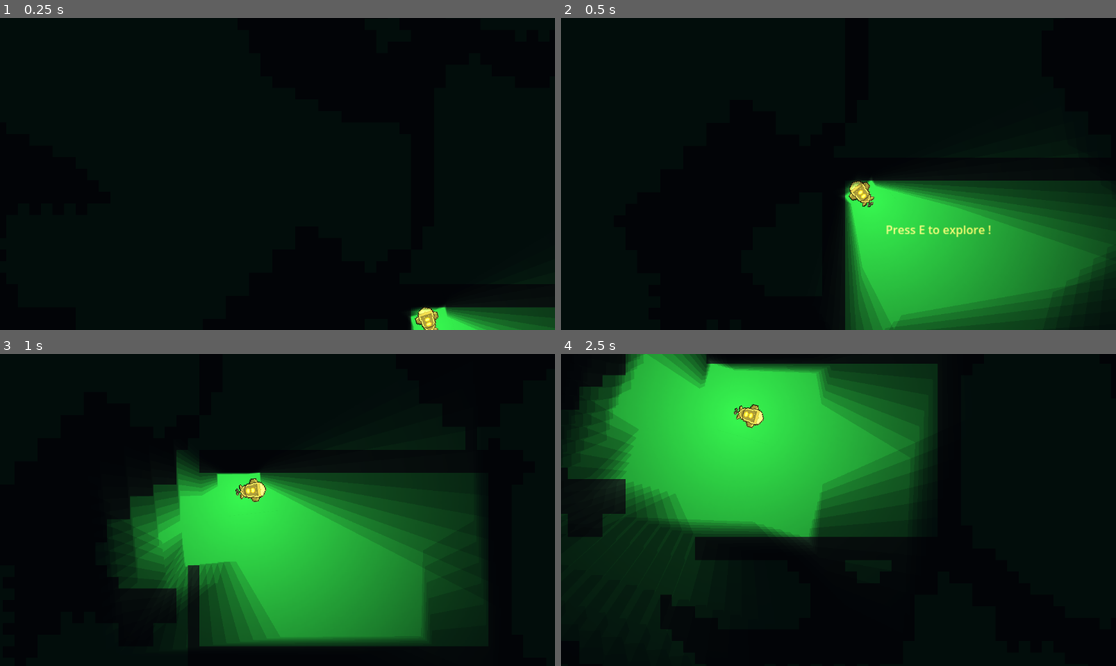
Above: before the commit, frames 1-4 (two rows, left to right).
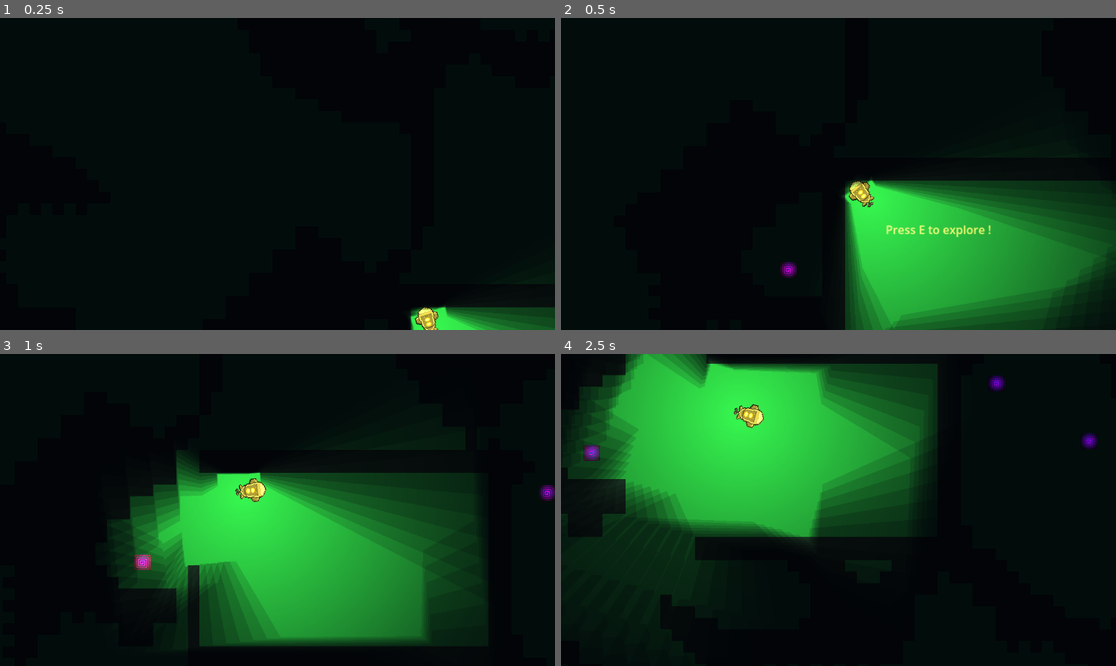
Above: after the commit, the same moments.

Repository: aekiratli/magarajam-2023
Game: Godot game, scene res://Game/Features/Scenes/main.tscn
The game is run twice, just before and just after one commit, with the same random seed, the same clock (stepped at 60 frames per second) and the same inputs.
Inputs (mouse positions are in pixels of both pictures, inside the frame that each line leads up to):
- Up to frame 1 (0.25 s): no input
- Up to frame 2 (0.5 s): no input
- Up to frame 3 (1 s): tap E (explore) at 0.5 s; move the mouse to (399, 494) at 0.52 s; hold D (move_right) from 0.53 s (still down); hold E (explore) from 0.53 s (still down)
- Up to frame 4 (2.5 s): move the mouse to (727, 525) at 1.27 s; release D (move_right) at 1.28 s; release E (explore) at 1.28 s; hold S (move_down) 1.28-2.03 s; tap Space (hang_and_float) at 1.35 s; move the mouse to (894, 441) at 2.02 s; hold D (move_right) from 2.03 s (still down); hold E (explore) from 2.03 s (still down)

Frame 1 is identical in both runs. In frame 2, 0.1% of the frame differs, in the area x 39-43%, y 78-84%; in frame 3, 0.3%; in frame 4, 0.4%, in the area x 4-97%, y 6-35%.

Commit message:
added relic feature

Diff:
--- a/Game/Features/Player/Nodes/player.tscn
+++ b/Game/Features/Player/Nodes/player.tscn
@@ -8,7 +8,7 @@
 
 [sub_resource type="CircleShape2D" id="CircleShape2D_xp8qv"]
 
-[node name="Player" type="CharacterBody2D" groups=["Saved"]]
+[node name="Player" type="CharacterBody2D" groups=["Player", "Saved"]]
 light_mask = 0
 z_index = 3
 position = Vector2(74, 74)
--- /dev/null
+++ b/Game/Features/Relics/Nodes/relic.tscn
@@ -0,0 +1,73 @@
+[gd_scene load_steps=10 format=3 uid="uid://0asko37mxrlk"]
+
+[ext_resource type="Texture2D" uid="uid://bu4vuenfu263" path="res://Game/Features/Relics/Sprites/Neon Icons Effect Pack 2 B.png" id="1_12y25"]
+[ext_resource type="Script" path="res://Game/Features/Relics/Scripts/RelicCollision.gd" id="1_ghwp4"]
+[ext_resource type="Texture2D" uid="uid://6kb7xl4ivjqu" path="res://Game/Sprites/PointLight.png" id="2_bq60r"]
+
+[sub_resource type="AtlasTexture" id="AtlasTexture_l0h1e"]
+atlas = ExtResource("1_12y25")
+region = Rect2(240, 480, 48, 48)
+
+[sub_resource type="AtlasTexture" id="AtlasTexture_lxats"]
+atlas = ExtResource("1_12y25")
+region = Rect2(288, 480, 48, 48)
+
+[sub_resource type="AtlasTexture" id="AtlasTexture_vxfhu"]
+atlas = ExtResource("1_12y25")
+region = Rect2(336, 480, 48, 48)
+
+[sub_resource type="AtlasTexture" id="AtlasTexture_eoepn"]
+atlas = ExtResource("1_12y25")
+region = Rect2(384, 480, 48, 48)
+
+[sub_resource type="SpriteFrames" id="SpriteFrames_bxvod"]
+animations = [{
+"frames": [{
+"duration": 1.0,
+"texture": SubResource("AtlasTexture_l0h1e")
+}, {
+"duration": 1.0,
+"texture": SubResource("AtlasTexture_lxats")
+}, {
+"duration": 1.0,
+"texture": SubResource("AtlasTexture_vxfhu")
+}, {
+"duration": 1.0,
+"texture": SubResource("AtlasTexture_eoepn")
+}],
+"loop": true,
+"name": &"default",
+"speed": 5.0
+}]
+
+[sub_resource type="RectangleShape2D" id="RectangleShape2D_l6xhs"]
+size = Vector2(35, 32)
+
+[node name="Relic" type="Node2D"]
+z_index = 4
+position = Vector2(-86, -56)
+
+[node name="AnimatedSprite2D" type="AnimatedSprite2D" parent="."]
+position = Vector2(9, 3.79999)
+scale = Vector2(0.5, 0.5)
+sprite_frames = SubResource("SpriteFrames_bxvod")
+autoplay = "default"
+frame = 3
+speed_scale = 1.5
+
+[node name="PointLight2D" type="PointLight2D" parent="."]
+position = Vector2(10, 2.79999)
+scale = Vector2(1.00781, 1)
+color = Color(0.513726, 0, 0.513726, 1)
+energy = 2.08
+texture = ExtResource("2_bq60r")
+texture_scale = 0.1
+
+[node name="Area2D" type="Area2D" parent="."]
+script = ExtResource("1_ghwp4")
+
+[node name="CollisionShape2D" type="CollisionShape2D" parent="Area2D"]
+position = Vector2(10, 4)
+shape = SubResource("RectangleShape2D_l6xhs")
+
+[connection signal="body_entered" from="Area2D" to="Area2D" method="_on_body_entered"]
--- /dev/null
+++ b/Game/Features/Relics/Nodes/relics.tscn
@@ -0,0 +1,10 @@
+[gd_scene load_steps=3 format=3 uid="uid://byacp0sok0nek"]
+
+[ext_resource type="Script" path="res://Game/Features/Relics/Scripts/RelicController.gd" id="1_v7x5u"]
+[ext_resource type="Script" path="res://Game/Features/Relics/Scripts/RelicGenerator.gd" id="2_ijkac"]
+
+[node name="Relics" type="Node2D"]
+script = ExtResource("1_v7x5u")
+
+[node name="RelicGenerator" type="Node2D" parent="."]
+script = ExtResource("2_ijkac")
--- /dev/null
+++ b/Game/Features/Relics/Scripts/Relic.gd
@@ -0,0 +1,12 @@
+extends Node2D
+
+var _name : String
+
+# Called when the node enters the scene tree for the first time.
+func _ready():
+	pass # Replace with function body.
+
+
+# Called every frame. 'delta' is the elapsed time since the previous frame.
+func _process(delta):
+	pass
--- /dev/null
+++ b/Game/Features/Relics/Scripts/RelicCollision.gd
@@ -0,0 +1,17 @@
+extends Node
+
+
+# Called when the node enters the scene tree for the first time.
+func _ready():
+	pass # Replace with function body.
+
+
+# Called every frame. 'delta' is the elapsed time since the previous frame.
+func _process(delta):
+	pass
+
+
+func _on_body_entered(body:Node2D):
+	if body.is_in_group("Player"):
+		# remove parent node
+		get_parent().queue_free()
--- /dev/null
+++ b/Game/Features/Relics/Scripts/RelicController.gd
@@ -0,0 +1,18 @@
+extends Node
+
+@onready var Relic = preload("res://Game/Features/Relics/Nodes/relic.tscn")
+# create new instance of the Relic scene
+@export var number_of_relics : int = 10
+
+# Called when the node enters the scene tree for the first time.
+func _ready():
+	pass
+# Called every frame. 'delta' is the elapsed time since the previous frame.
+func _process(delta):
+	pass
+
+func create_relic(pos: Vector2):
+	var relic = Relic.instantiate()
+	# move relic to position
+	relic.position = pos
+	add_child(relic)
--- /dev/null
+++ b/Game/Features/Relics/Scripts/RelicGenerator.gd
@@ -0,0 +1,22 @@
+extends Node
+
+@onready var MapController = get_node("../../TileMap")
+@onready var RelicController = get_parent()
+
+func _ready():
+	var map = MapController.MapGenerator.map
+	var width = MapController.width
+	var height = MapController.height
+
+	await get_tree().create_timer(0.1).timeout
+
+	for i in range(RelicController.number_of_relics):
+		# check if tile pos is valid
+		var is_valid = false
+		while !is_valid:
+			var spawn_tile_pos = Vector2(randi() % width, randi() % height)
+			var spawn_tile_index = spawn_tile_pos.x + spawn_tile_pos.y * width
+			if map[spawn_tile_index] == 1:
+				is_valid = true
+				var spawn_global_pos = MapController.map_to_local(spawn_tile_pos)
+				RelicController.create_relic(spawn_global_pos)
--- a/Game/Features/Scenes/main.tscn
+++ b/Game/Features/Scenes/main.tscn
@@ -1,6 +1,7 @@
-[gd_scene load_steps=4 format=3 uid="uid://cj5l46sirio3c"]
+[gd_scene load_steps=5 format=3 uid="uid://cj5l46sirio3c"]
 
 [ext_resource type="PackedScene" uid="uid://cxsu2qmeuwq4s" path="res://Game/Features/Tilemap/Nodes/tile_map.tscn" id="1_bct2u"]
+[ext_resource type="PackedScene" uid="uid://byacp0sok0nek" path="res://Game/Features/Relics/Nodes/relics.tscn" id="4_khvtm"]
 [ext_resource type="PackedScene" uid="uid://cwdxb571jy0jn" path="res://Game/Features/Camera/Nodes/camera_2d.tscn" id="5_p8r76"]
 [ext_resource type="PackedScene" uid="uid://bq32hhiqqrf85" path="res://Game/Features/Player/Nodes/player.tscn" id="6_dwpbu"]
 
@@ -17,3 +18,5 @@
 [node name="Camera2D" parent="." instance=ExtResource("5_p8r76")]
 
 [node name="Player" parent="." instance=ExtResource("6_dwpbu")]
+
+[node name="Relics" parent="." instance=ExtResource("4_khvtm")]
--- a/Game/Features/Tilemap/Scripts/StartingAreaInstructer.gd
+++ b/Game/Features/Tilemap/Scripts/StartingAreaInstructer.gd
@@ -6,7 +6,6 @@
 # Called when the node enters the scene tree for the first time.
 func _ready():
 	var starting_coordinates = MapController.get_starting_coordinates()
-	print(starting_coordinates)
 	# move label to starting coordinates
 	StartingAreaInstructer.position = starting_coordinates
 
Binary file added: Game/Features/Relics/Sprites/Neon Icons Effect Pack 2 B.png
Not shown, added: Game/Features/Relics/Sprites/Neon Icons Effect Pack 2 B.png.import
